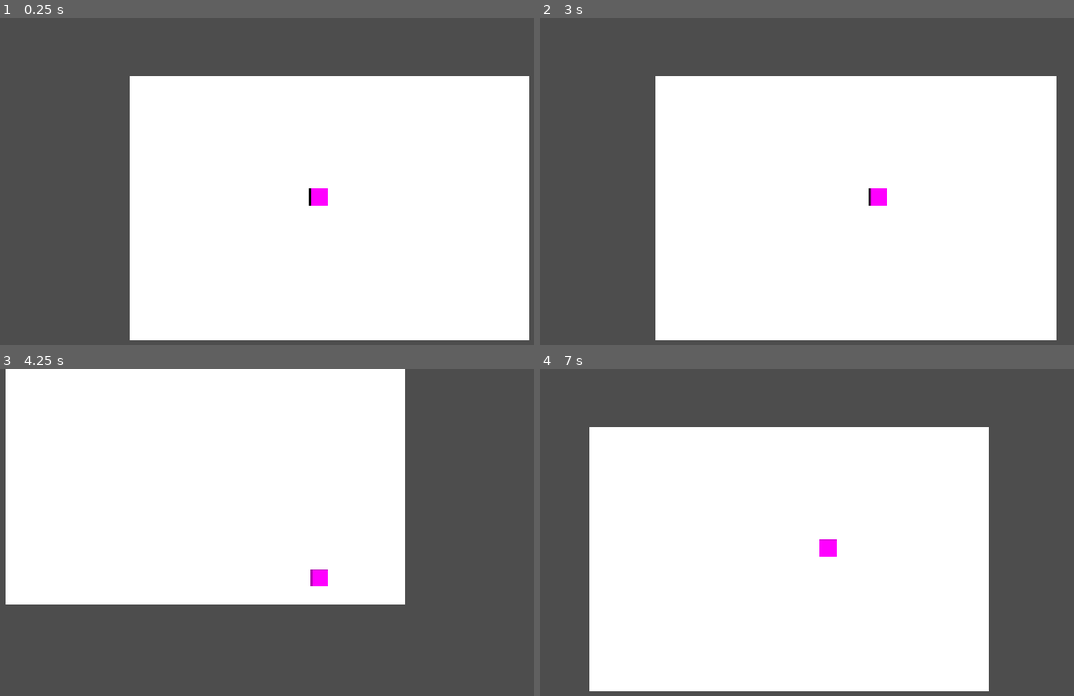
Above: before the commit, frames 1-4 (two rows, left to right).
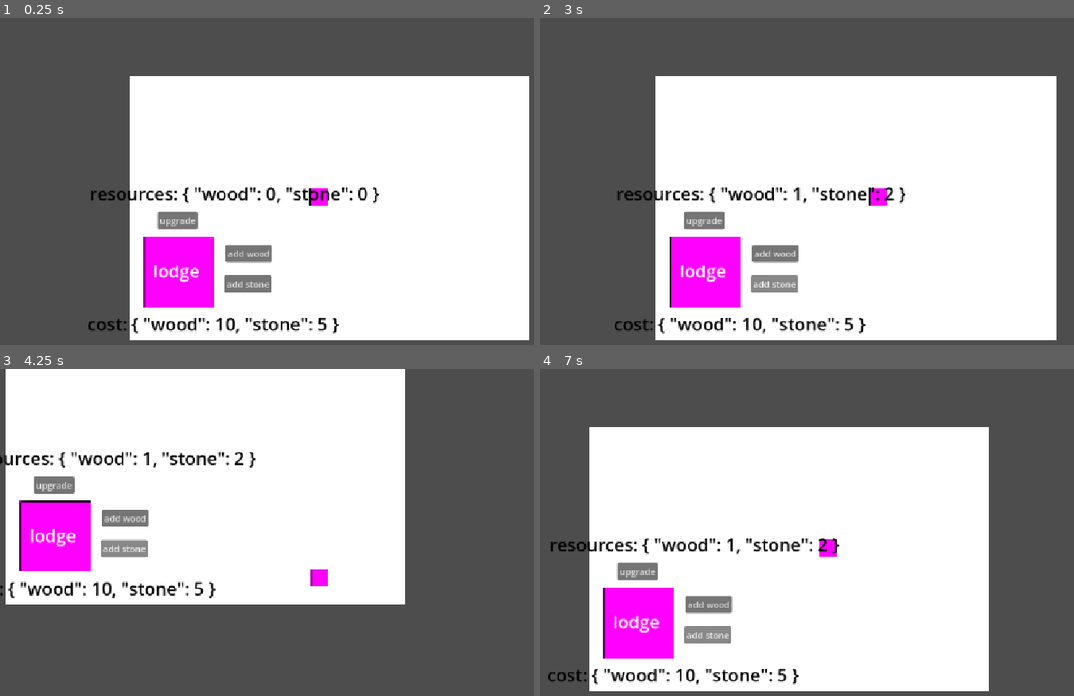
Above: after the commit, the same moments.

Repository: pesto-sauce/GMTK_2026
Game: Godot game, scene res://Scenes/world.tscn
The game is run twice, just before and just after one commit, with the same random seed, the same clock (stepped at 60 frames per second) and the same inputs.
Inputs (mouse positions are in pixels of both pictures, inside the frame that each line leads up to):
- Up to frame 1 (0.25 s): no input
- Up to frame 2 (3 s): click (716, 220) at 0.5 s, where only the run after the commit has a clickable "upgrade"; click (790, 253) at 1.25 s, where only the run after the commit has a clickable "add wood"; click (785, 282) at 2 s, where only the run after the commit has a clickable "add stone"; tap Enter at 2.75 s; hold D (move_right) from 2.78 s (still down)
- Up to frame 3 (4.25 s): release D (move_right) at 3.53 s; hold S (move_down) from 3.53 s (still down)
- Up to frame 4 (7 s): release S (move_down) at 4.28 s; hold D (move_right) 4.28-5.03 s; hold W (move_up) 5.03-5.78 s; hold A (move_left) from 5.78 s (still down)

The runs differ from the first frame. In frame 1, 5.9% of the frame differs, in the area x 16-71%, y 51-97%; in frame 2, 5.8%; in frame 3, 5.7%; in frame 4, 5.8%.

Commit message:
lodge upgrade

Diff:
--- /dev/null
+++ b/src/Scenes/lodge.tscn
@@ -0,0 +1,74 @@
+[gd_scene format=3 uid="uid://ctsqu7r3hgdhl"]
+
+[ext_resource type="Script" uid="uid://bkqc6ysm53n88" path="res://Scripts/lodge.gd" id="1_63xie"]
+
+[sub_resource type="PlaceholderTexture2D" id="PlaceholderTexture2D_kcs4j"]
+size = Vector2(128, 128)
+
+[sub_resource type="RectangleShape2D" id="RectangleShape2D_kcs4j"]
+size = Vector2(128, 128)
+
+[node name="Lodge" type="Node2D" unique_id=615753691]
+script = ExtResource("1_63xie")
+
+[node name="Sprite2D" type="Sprite2D" parent="." unique_id=1153458897]
+texture = SubResource("PlaceholderTexture2D_kcs4j")
+
+[node name="Area2D" type="Area2D" parent="." unique_id=854844804]
+
+[node name="CollisionShape2D" type="CollisionShape2D" parent="Area2D" unique_id=1758297425]
+shape = SubResource("RectangleShape2D_kcs4j")
+debug_color = Color(0.22352941, 0, 1, 0.41960785)
+
+[node name="LodgeLabel" type="Label" parent="." unique_id=1577311534]
+offset_left = -46.0
+offset_top = -24.0
+offset_right = 39.0
+offset_bottom = 21.0
+theme_override_font_sizes/font_size = 32
+text = "lodge"
+
+[node name="resources" type="Label" parent="." unique_id=1852063731]
+offset_left = -161.0
+offset_top = -164.0
+offset_right = 163.0
+offset_bottom = -119.0
+theme_override_colors/font_color = Color(0, 0, 0, 1)
+theme_override_font_sizes/font_size = 32
+text = "lodge"
+horizontal_alignment = 1
+
+[node name="cost" type="Label" parent="." unique_id=1932219874]
+offset_left = -165.0
+offset_top = 72.0
+offset_right = 159.0
+offset_bottom = 117.0
+theme_override_colors/font_color = Color(0, 0, 0, 1)
+theme_override_font_sizes/font_size = 32
+text = "cost: "
+horizontal_alignment = 1
+
+[node name="UpgradeButton" type="Button" parent="." unique_id=628588798]
+offset_left = -38.0
+offset_top = -108.0
+offset_right = 35.0
+offset_bottom = -77.0
+text = "upgrade"
+
+[node name="AddWood" type="Button" parent="." unique_id=12459273]
+offset_left = 85.0
+offset_top = -48.0
+offset_right = 169.0
+offset_bottom = -17.0
+text = "add wood"
+
+[node name="AddStone" type="Button" parent="." unique_id=305130860]
+offset_left = 83.0
+offset_top = 7.0
+offset_right = 167.0
+offset_bottom = 38.0
+text = "add stone"
+
+[connection signal="pressed" from="UpgradeButton" to="." method="_on_button_pressed"]
+[connection signal="pressed" from="AddWood" to="." method="_on_button_2_pressed"]
+[connection signal="pressed" from="AddStone" to="." method="_on_button_3_pressed"]
--- a/src/Scenes/world.tscn
+++ b/src/Scenes/world.tscn
@@ -1,6 +1,7 @@
 [gd_scene format=3 uid="uid://cb60fs5k1qmjc"]
 
 [ext_resource type="PackedScene" uid="uid://vnxrh8c73g73" path="res://Scenes/player.tscn" id="1_a02cp"]
+[ext_resource type="PackedScene" uid="uid://ctsqu7r3hgdhl" path="res://Scenes/lodge.tscn" id="2_go701"]
 
 [node name="World" type="Node2D" unique_id=666092019]
 
@@ -11,3 +12,6 @@
 offset_bottom = 259.0
 
 [node name="Player" parent="." unique_id=1689520712 instance=ExtResource("1_a02cp")]
+
+[node name="Lodge" parent="." unique_id=615753691 instance=ExtResource("2_go701")]
+position = Vector2(-253, 135)
--- /dev/null
+++ b/src/Scripts/lodge.gd
@@ -0,0 +1,65 @@
+extends  Node2D
+
+signal lodge_upgraded(new_tier: int)
+signal upgrade_failed(reason: String)
+
+var tier: int = 0
+var max_tier: int = 2
+
+var upgrade_costs := [
+	{},
+	{"wood": 10, "stone": 5},
+	{"wood": 20, "stone": 10},
+]
+var resources := {
+	"wood": 0,
+	"stone": 0,
+}
+
+func _process(delta: float) -> void:
+	$resources.text = str("resources: ", resources)
+
+	if tier >= max_tier:
+		$UpgradeButton.disabled = true
+		$cost.text = "MAXED LVL"
+	else:
+		$UpgradeButton.disabled = false
+		$cost.text = str("cost: ", upgrade_costs[tier + 1])
+
+func add_resource(resource_name, amount):
+	resources[resource_name] += amount
+
+func can_upgrade() -> bool:
+	var cost = upgrade_costs[tier + 1]
+	for resources_name in cost:
+		if resources.get(resources_name,0) < cost[resources_name]:
+			return false
+	return true
+
+func try_upgrade() -> bool:
+	if tier >= max_tier:
+		print("max level already")
+		return false
+	if not can_upgrade():
+		print("not enough resources")
+		return false
+
+	var cost = upgrade_costs[tier + 1]
+	for resources_name in cost:
+		resources[resources_name] -= cost[resources_name]
+
+	tier += 1
+	return true
+
+func _on_button_pressed() -> void:
+	if can_upgrade():
+		print("you can upgrade")
+		try_upgrade()
+	else:
+		print("cant")
+
+func _on_button_2_pressed() -> void:
+	add_resource("wood",1)
+
+func _on_button_3_pressed() -> void:
+	add_resource("stone",1)
--- a/src/Scripts/player.gd
+++ b/src/Scripts/player.gd
@@ -1,6 +1,10 @@
 extends CharacterBody2D
 
 const SPEED = 300.0
+
+func _ready() -> void:
+	#signalbus.player_died.connect(_on_player_died)
+	pass
 
 func _physics_process(delta: float) -> void:
 	var direction := Input.get_vector("move_left", "move_right", "move_up", "move_down").normalized()
Not shown, added: src/Scripts/lodge.gd.uid
